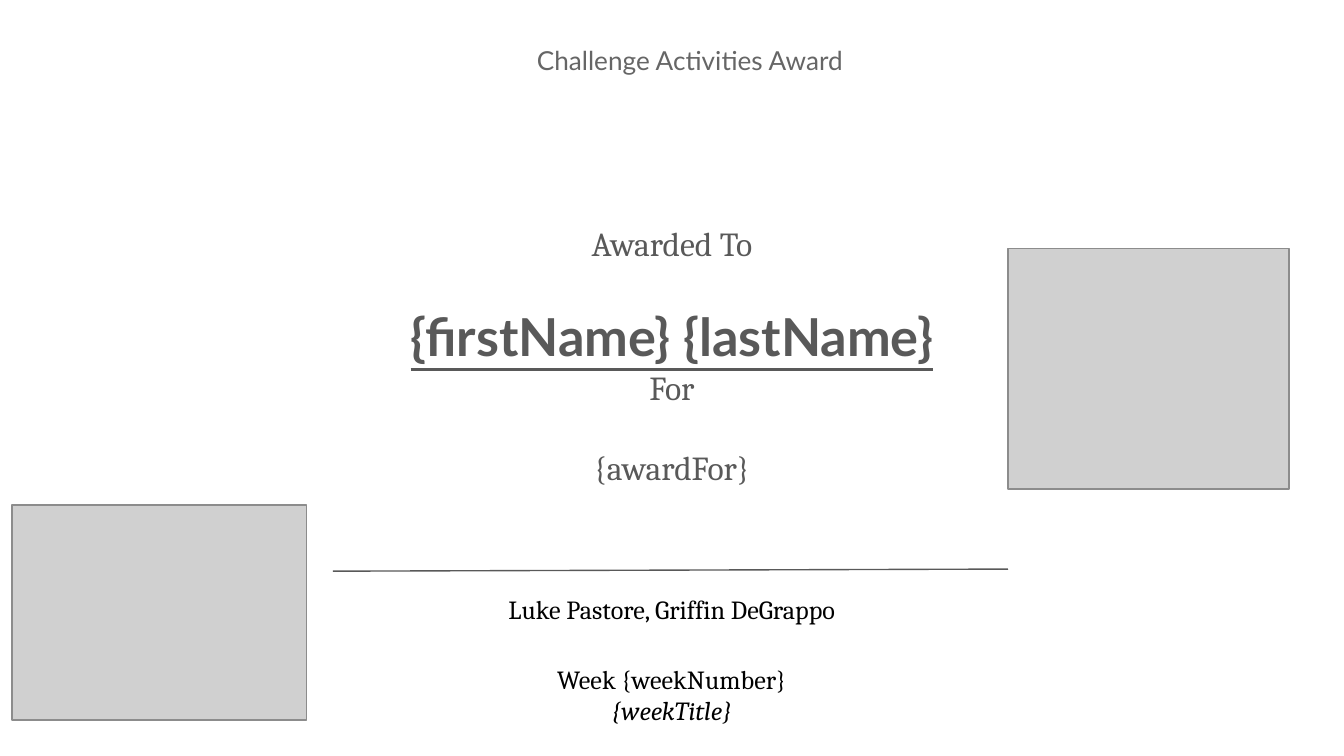
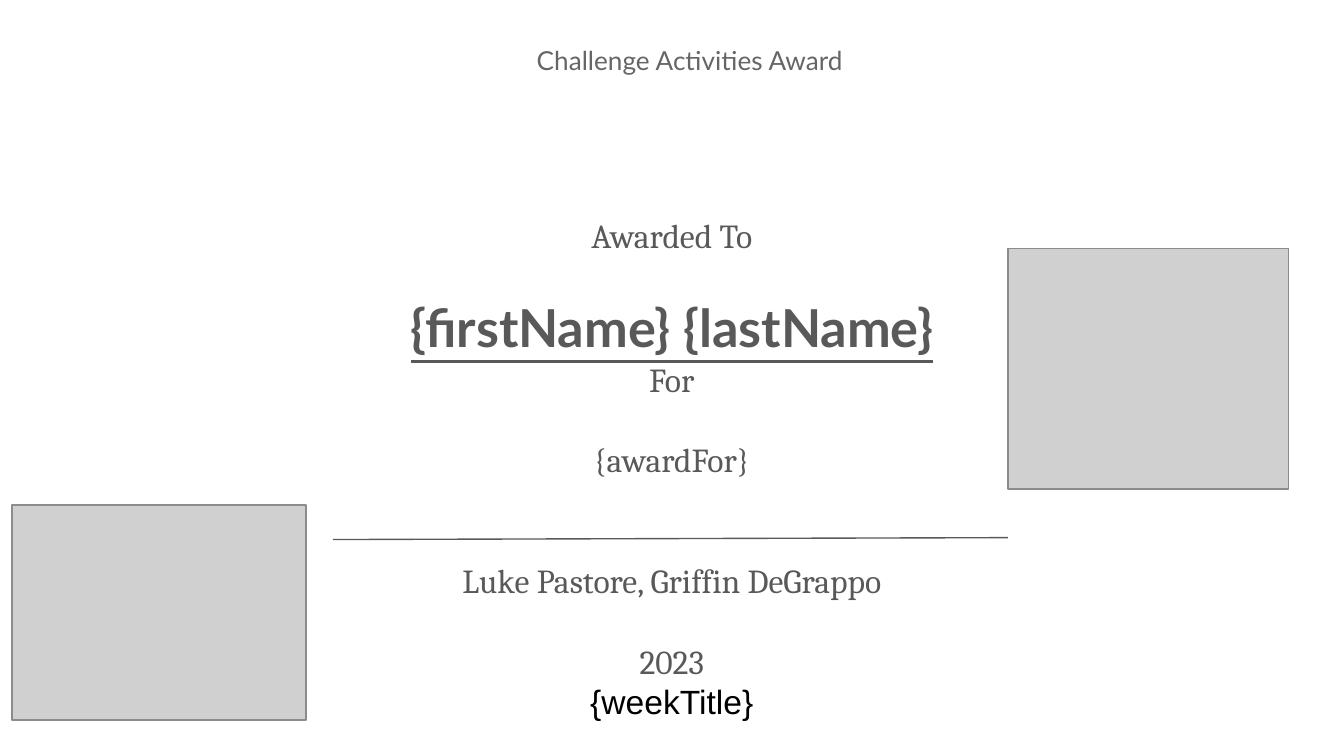
Before and after one commit to Knapptr/boynton, a slide deck: slide 1 of templates/challengeActivitiesAward_template.pptx. Drawn at 1344x756 pixels with LibreOffice and Linux fonts; fonts in the diff are those of the drawing; grey boxes stand for pictures. Boxes give left, top, right and bottom in pixels: in the first picture for what was removed or moved away, otherwise in the second. Text is boxed around its words. In the diff, an @@ line names an element or a change of style, - is before the commit and + after.

Commit message:
Changes award printing to print single document

```diff
--- a/templates/challengeActivitiesAward_template.pptx
+++ b/templates/challengeActivitiesAward_template.pptx
@@ text "Awarded To": place and size @@
-text "Awarded To" at (411, 232, 933, 485)
+text "Awarded To" at (411, 224, 933, 720)
@@ freeform shape: place and size @@
-freeform shape at (333, 569, 1008, 571)
+freeform shape at (333, 538, 1008, 539)
@@ text at (462, 569, 882, 720): paragraphs added @@
+Luke Pastore, Griffin DeGrappo
+2023
+{weekTitle}
@@ text removed at (508, 600, 835, 625) @@
-Luke Pastore, Griffin DeGrappo
@@ text removed at (557, 670, 786, 724) @@
-Week {weekNumber}
-{weekTitle}
```
Also in this commit, not shown: 12 other files.
